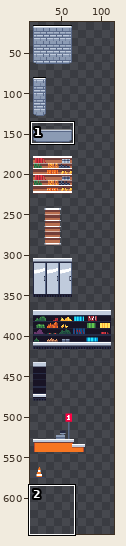
Pixel-art file, stored at Aseprite/tileset.aseprite. The picture above shows the old version from afar; the outline marks the close-up.
Close-up. Before:
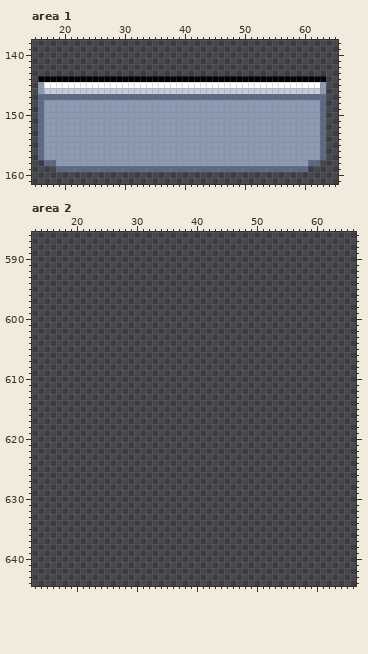
144x864 pixels, 1 frame. Shown: area 1: x 15..65, y 138..161; area 2: x 13..66, y 586..644. The wide view leaves out empty margins.
After:
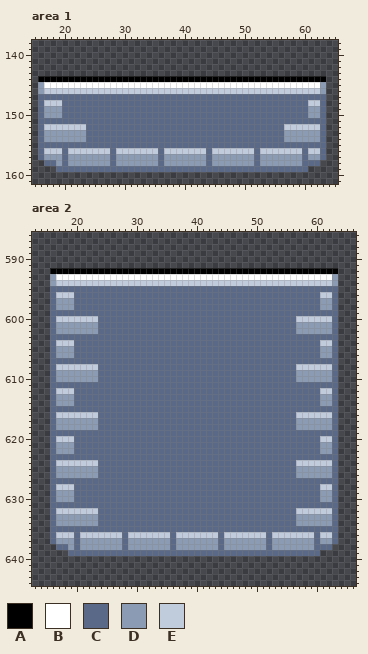
Palette (. is transparent): A #000000  B #ffffff  C #5a6988  D #8b9bb4  E #c0cbdc
Change:
--- area 1, layer "fg"
@@ x 15..65 @@
 147 .CCCCCCCCCCCCCCCCCCCCCCCCCCCCCCCCCCCCCCCCCCCCCCCC..
-148 .CDDDDDDDDDDDDDDDDDDDDDDDDDDDDDDDDDDDDDDDDDDDDDDC..
-149 .CDDDDDDDDDDDDDDDDDDDDDDDDDDDDDDDDDDDDDDDDDDDDDDC..
-150 .CDDDDDDDDDDDDDDDDDDDDDDDDDDDDDDDDDDDDDDDDDDDDDDC..
-151 .CDDDDDDDDDDDDDDDDDDDDDDDDDDDDDDDDDDDDDDDDDDDDDDC..
-152 .CDDDDDDDDDDDDDDDDDDDDDDDDDDDDDDDDDDDDDDDDDDDDDDC..
-153 .CDDDDDDDDDDDDDDDDDDDDDDDDDDDDDDDDDDDDDDDDDDDDDDC..
-154 .CDDDDDDDDDDDDDDDDDDDDDDDDDDDDDDDDDDDDDDDDDDDDDDC..
-155 .CDDDDDDDDDDDDDDDDDDDDDDDDDDDDDDDDDDDDDDDDDDDDDDC..
-156 .CDDDDDDDDDDDDDDDDDDDDDDDDDDDDDDDDDDDDDDDDDDDDDDC..
-157 .CDDDDDDDDDDDDDDDDDDDDDDDDDDDDDDDDDDDDDDDDDDDDDDC..
-158 ..CCDDDDDDDDDDDDDDDDDDDDDDDDDDDDDDDDDDDDDDDDDDCC...
+148 .CEEECCCCCCCCCCCCCCCCCCCCCCCCCCCCCCCCCCCCCCCCCEEC..
+149 .CDDDCCCCCCCCCCCCCCCCCCCCCCCCCCCCCCCCCCCCCCCCCDDC..
+150 .CDDDCCCCCCCCCCCCCCCCCCCCCCCCCCCCCCCCCCCCCCCCCDDC..
+151 .CCCCCCCCCCCCCCCCCCCCCCCCCCCCCCCCCCCCCCCCCCCCCCCC..
+152 .CEEEEEEECCCCCCCCCCCCCCCCCCCCCCCCCCCCCCCCCEEEEEEC..
+153 .CDDDDDDDCCCCCCCCCCCCCCCCCCCCCCCCCCCCCCCCCDDDDDDC..
+154 .CDDDDDDDCCCCCCCCCCCCCCCCCCCCCCCCCCCCCCCCCDDDDDDC..
+155 .CCCCCCCCCCCCCCCCCCCCCCCCCCCCCCCCCCCCCCCCCCCCCCCC..
+156 .CEEECEEEEEEECEEEEEEECEEEEEEECEEEEEEECEEEEEEECEEC..
+157 .CDDDCDDDDDDDCDDDDDDDCDDDDDDDCDDDDDDDCDDDDDDDCDDC..
+158 ..CCDCDDDDDDDCDDDDDDDCDDDDDDDCDDDDDDDCDDDDDDDCCC...
 159 ....CCCCCCCCCCCCCCCCCCCCCCCCCCCCCCCCCCCCCCCCCC.....
--- area 2, layer "fg"
@@ x 13..66 @@
 591 ......................................................
-592 ......................................................
-593 ......................................................
-594 ......................................................
-595 ......................................................
-596 ......................................................
-597 ......................................................
-598 ......................................................
-599 ......................................................
-600 ......................................................
-601 ......................................................
-602 ......................................................
-603 ......................................................
-604 ......................................................
-605 ......................................................
-606 ......................................................
-607 ......................................................
-608 ......................................................
-609 ......................................................
-610 ......................................................
-611 ......................................................
-612 ......................................................
-613 ......................................................
-614 ......................................................
-615 ......................................................
-616 ......................................................
-617 ......................................................
-618 ......................................................
-619 ......................................................
-620 ......................................................
-621 ......................................................
-622 ......................................................
-623 ......................................................
-624 ......................................................
-625 ......................................................
-626 ......................................................
-627 ......................................................
-628 ......................................................
-629 ......................................................
-630 ......................................................
-631 ......................................................
-632 ......................................................
-633 ......................................................
-634 ......................................................
-635 ......................................................
-636 ......................................................
-637 ......................................................
-638 ......................................................
-639 ......................................................
+592 ...AAAAAAAAAAAAAAAAAAAAAAAAAAAAAAAAAAAAAAAAAAAAAAAA...
+593 ...DBBBBBBBBBBBBBBBBBBBBBBBBBBBBBBBBBBBBBBBBBBBBBBD...
+594 ...DEEEEEEEEEEEEEEEEEEEEEEEEEEEEEEEEEEEEEEEEEEEEEED...
+595 ...CCCCCCCCCCCCCCCCCCCCCCCCCCCCCCCCCCCCCCCCCCCCCCCC...
+596 ...CEEECCCCCCCCCCCCCCCCCCCCCCCCCCCCCCCCCCCCCCCCCEEC...
+597 ...CDDDCCCCCCCCCCCCCCCCCCCCCCCCCCCCCCCCCCCCCCCCCDDC...
+598 ...CDDDCCCCCCCCCCCCCCCCCCCCCCCCCCCCCCCCCCCCCCCCCDDC...
+599 ...CCCCCCCCCCCCCCCCCCCCCCCCCCCCCCCCCCCCCCCCCCCCCCCC...
+600 ...CEEEEEEECCCCCCCCCCCCCCCCCCCCCCCCCCCCCCCCCEEEEEEC...
+601 ...CDDDDDDDCCCCCCCCCCCCCCCCCCCCCCCCCCCCCCCCCDDDDDDC...
+602 ...CDDDDDDDCCCCCCCCCCCCCCCCCCCCCCCCCCCCCCCCCDDDDDDC...
+603 ...CCCCCCCCCCCCCCCCCCCCCCCCCCCCCCCCCCCCCCCCCCCCCCCC...
+604 ...CEEECCCCCCCCCCCCCCCCCCCCCCCCCCCCCCCCCCCCCCCCCEEC...
+605 ...CDDDCCCCCCCCCCCCCCCCCCCCCCCCCCCCCCCCCCCCCCCCCDDC...
+606 ...CDDDCCCCCCCCCCCCCCCCCCCCCCCCCCCCCCCCCCCCCCCCCDDC...
+607 ...CCCCCCCCCCCCCCCCCCCCCCCCCCCCCCCCCCCCCCCCCCCCCCCC...
+608 ...CEEEEEEECCCCCCCCCCCCCCCCCCCCCCCCCCCCCCCCCEEEEEEC...
+609 ...CDDDDDDDCCCCCCCCCCCCCCCCCCCCCCCCCCCCCCCCCDDDDDDC...
+610 ...CDDDDDDDCCCCCCCCCCCCCCCCCCCCCCCCCCCCCCCCCDDDDDDC...
+611 ...CCCCCCCCCCCCCCCCCCCCCCCCCCCCCCCCCCCCCCCCCCCCCCCC...
+612 ...CEEECCCCCCCCCCCCCCCCCCCCCCCCCCCCCCCCCCCCCCCCCEEC...
+613 ...CDDDCCCCCCCCCCCCCCCCCCCCCCCCCCCCCCCCCCCCCCCCCDDC...
+614 ...CDDDCCCCCCCCCCCCCCCCCCCCCCCCCCCCCCCCCCCCCCCCCDDC...
+615 ...CCCCCCCCCCCCCCCCCCCCCCCCCCCCCCCCCCCCCCCCCCCCCCCC...
+616 ...CEEEEEEECCCCCCCCCCCCCCCCCCCCCCCCCCCCCCCCCEEEEEEC...
+617 ...CDDDDDDDCCCCCCCCCCCCCCCCCCCCCCCCCCCCCCCCCDDDDDDC...
+618 ...CDDDDDDDCCCCCCCCCCCCCCCCCCCCCCCCCCCCCCCCCDDDDDDC...
+619 ...CCCCCCCCCCCCCCCCCCCCCCCCCCCCCCCCCCCCCCCCCCCCCCCC...
+620 ...CEEECCCCCCCCCCCCCCCCCCCCCCCCCCCCCCCCCCCCCCCCCEEC...
+621 ...CDDDCCCCCCCCCCCCCCCCCCCCCCCCCCCCCCCCCCCCCCCCCDDC...
+622 ...CDDDCCCCCCCCCCCCCCCCCCCCCCCCCCCCCCCCCCCCCCCCCDDC...
+623 ...CCCCCCCCCCCCCCCCCCCCCCCCCCCCCCCCCCCCCCCCCCCCCCCC...
+624 ...CEEEEEEECCCCCCCCCCCCCCCCCCCCCCCCCCCCCCCCCEEEEEEC...
+625 ...CDDDDDDDCCCCCCCCCCCCCCCCCCCCCCCCCCCCCCCCCDDDDDDC...
+626 ...CDDDDDDDCCCCCCCCCCCCCCCCCCCCCCCCCCCCCCCCCDDDDDDC...
+627 ...CCCCCCCCCCCCCCCCCCCCCCCCCCCCCCCCCCCCCCCCCCCCCCCC...
+628 ...CEEECCCCCCCCCCCCCCCCCCCCCCCCCCCCCCCCCCCCCCCCCEEC...
+629 ...CDDDCCCCCCCCCCCCCCCCCCCCCCCCCCCCCCCCCCCCCCCCCDDC...
+630 ...CDDDCCCCCCCCCCCCCCCCCCCCCCCCCCCCCCCCCCCCCCCCCDDC...
+631 ...CCCCCCCCCCCCCCCCCCCCCCCCCCCCCCCCCCCCCCCCCCCCCCCC...
+632 ...CEEEEEEECCCCCCCCCCCCCCCCCCCCCCCCCCCCCCCCCEEEEEEC...
+633 ...CDDDDDDDCCCCCCCCCCCCCCCCCCCCCCCCCCCCCCCCCDDDDDDC...
+634 ...CDDDDDDDCCCCCCCCCCCCCCCCCCCCCCCCCCCCCCCCCDDDDDDC...
+635 ...CCCCCCCCCCCCCCCCCCCCCCCCCCCCCCCCCCCCCCCCCCCCCCCC...
+636 ...CEEECEEEEEEECEEEEEEECEEEEEEECEEEEEEECEEEEEEECEEC...
+637 ...CDDDCDDDDDDDCDDDDDDDCDDDDDDDCDDDDDDDCDDDDDDDCDDC...
+638 ....CCDCDDDDDDDCDDDDDDDCDDDDDDDCDDDDDDDCDDDDDDDCCC....
+639 ......CCCCCCCCCCCCCCCCCCCCCCCCCCCCCCCCCCCCCCCCCC......
 640 ......................................................
Changed places in both close-ups, as pixel boxes (x1, y1, x2, y2):
changed: (44, 100, 320, 166)
added: (50, 268, 338, 556)
